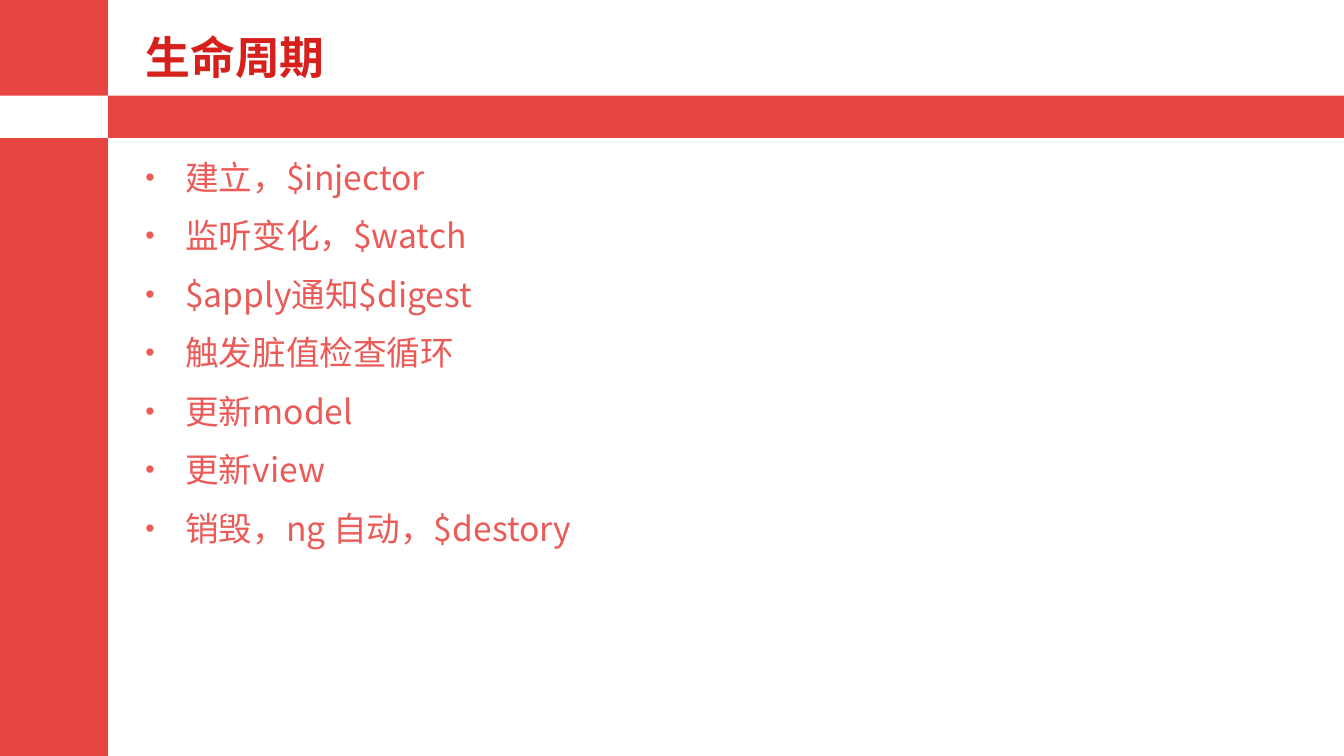
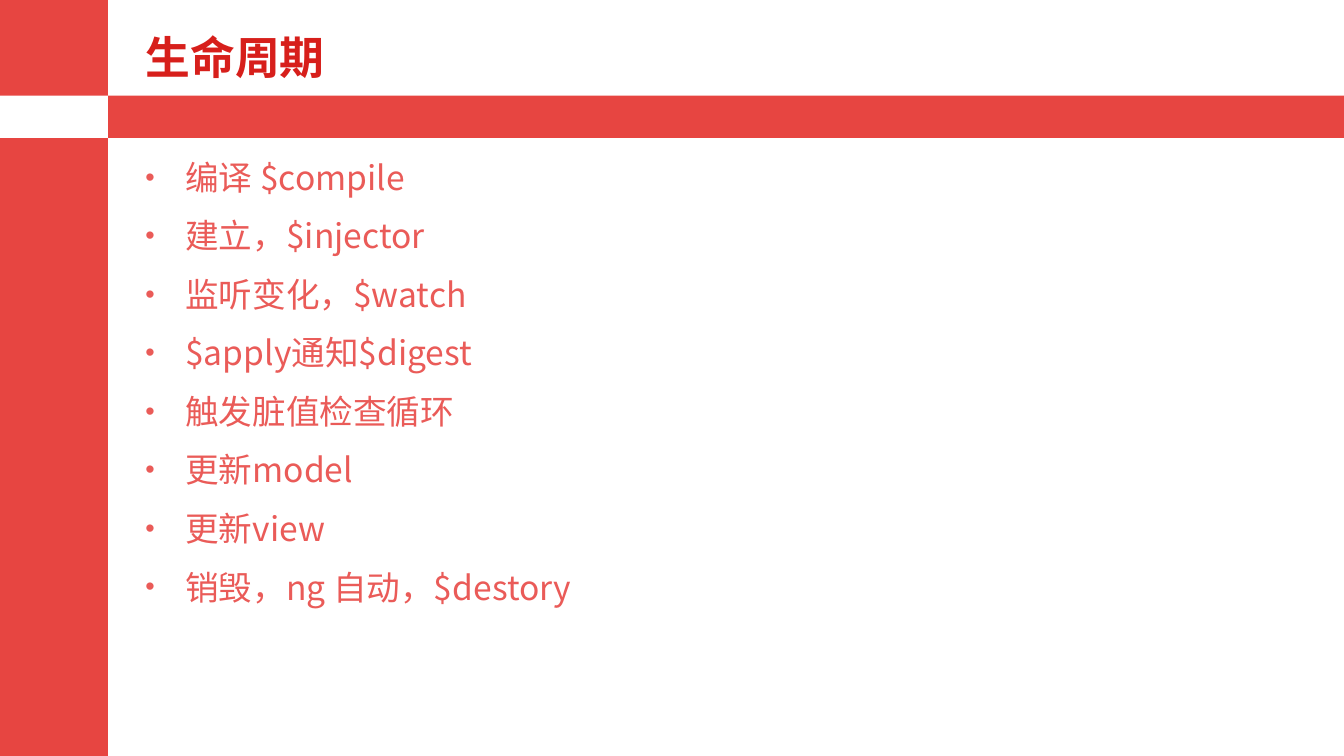
Before and after one commit to alianggitok/doc_tidy, a slide deck: slide 6 of angularjs/ng-scope.pptx. Drawn at 1344x756 pixels with LibreOffice and Linux fonts; fonts in the diff are those of the drawing. Boxes give left, top, right and bottom in pixels: in the first picture for what was removed or moved away, otherwise in the second. Text is boxed around its words. In the diff, an @@ line names an element or a change of style, - is before the commit and + after.

```diff
--- a/angularjs/ng-scope.pptx
+++ b/angularjs/ng-scope.pptx
@@ text at [185, 161, 405, 198]: paragraph added @@
+• 编译 $compile
```
Also in this commit, not shown: 1 other file.
